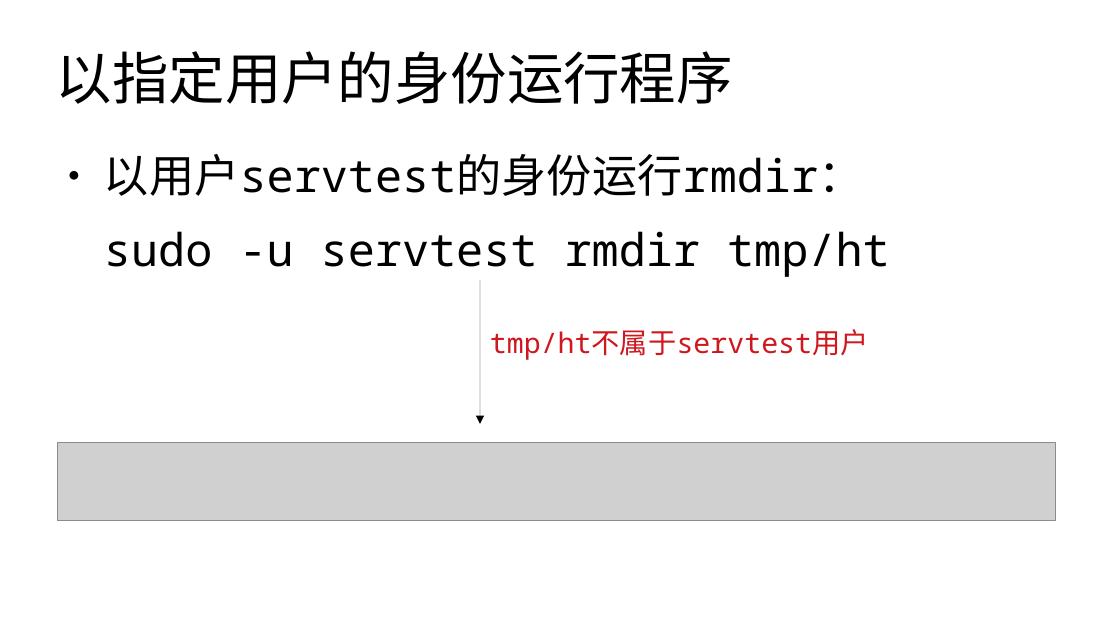
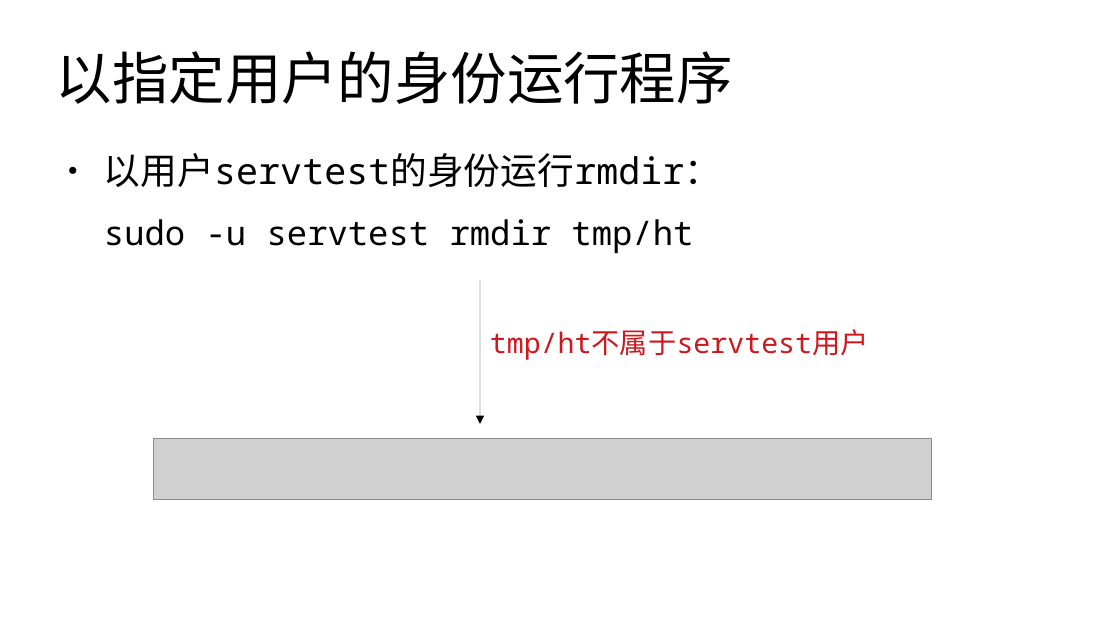
Before and after one commit to master-genius/linux-system, a slide deck: slide 15 of materials/slides/ch10-mode-and-acl.odp (slide 13 before the commit). Drawn at 1120x630 pixels with LibreOffice and Linux fonts; fonts in the diff are those of the drawing; grey boxes stand for pictures. Boxes give left, top, right and bottom in pixels: in the first picture for what was removed or moved away, otherwise in the second. Text is boxed around its words. In the diff, an @@ line names an element or a change of style, - is before the commit and + after.

```diff
--- a/materials/slides/ch10-mode-and-acl.odp
+++ b/materials/slides/ch10-mode-and-acl.odp
@@ text "以用户servtest的身份运行rmdir：" at [104,153,721,253]: size 32 to 26 pt in "以用户servtest的身份运行rmdir："; size 32 to 24 pt in "sudo -u servtest rmdir tmp/ht" @@
@@ picture: place and size @@
-picture at [58,443,1056,520]
+picture at [154,439,933,500]
```
Also in this commit, not shown: 13 other slides changed, 2 slides added, 4 other files.
